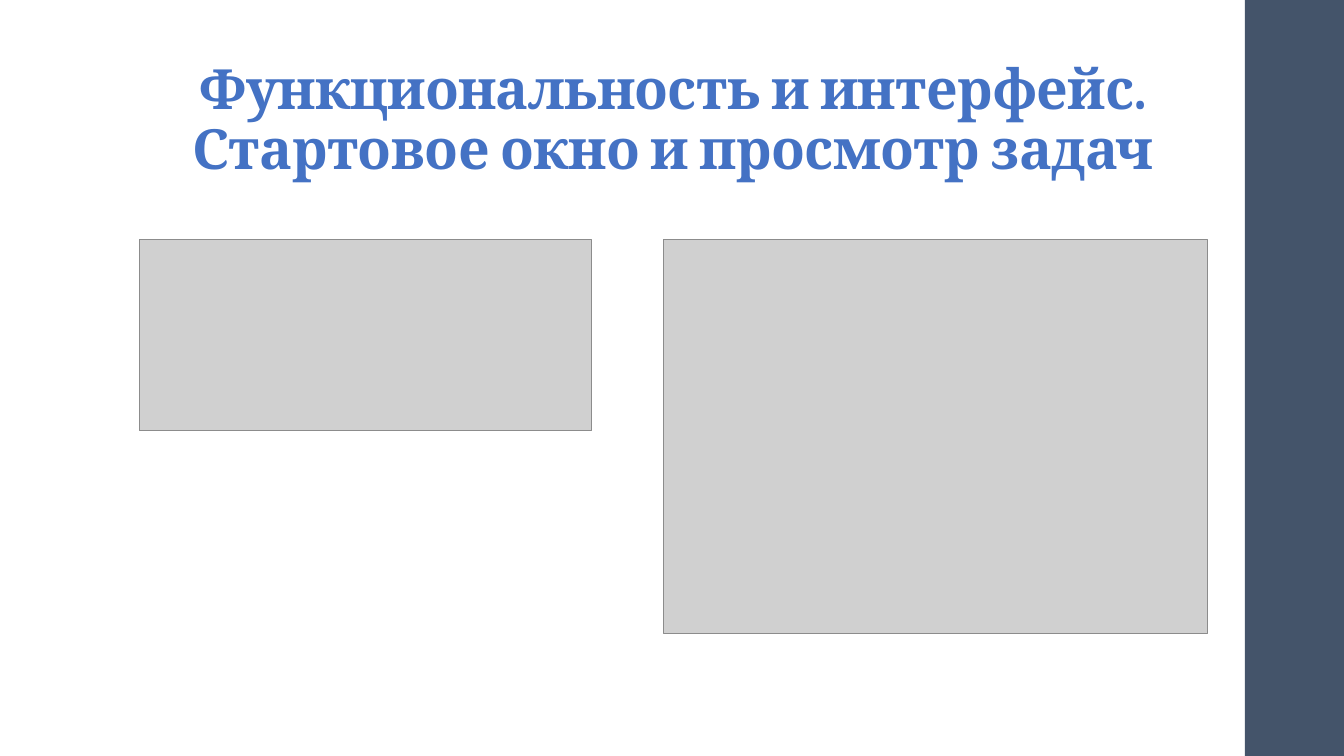
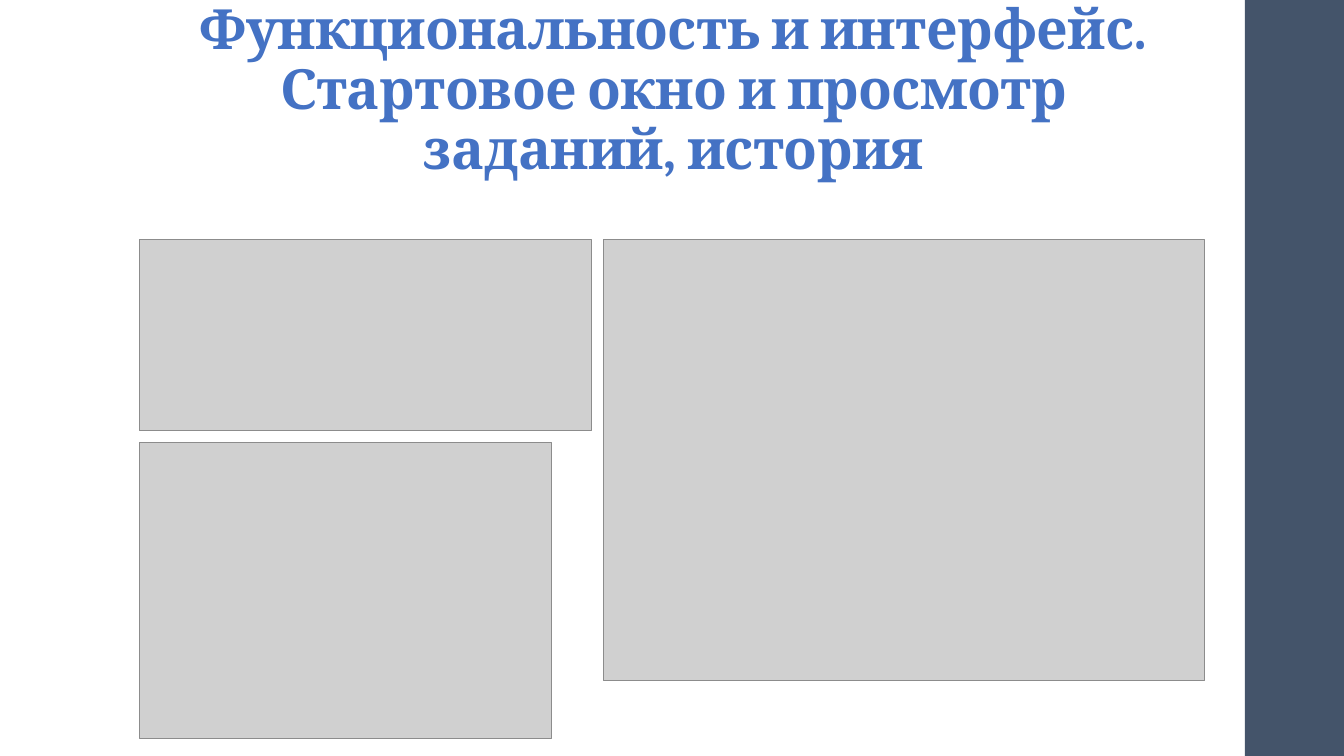
Before and after one commit to polyakovGit/BackupSystem, a slide deck: slide 6 of Razrabotka_PO_PresentationV3.pptx. Drawn at 1344x756 pixels with LibreOffice and Linux fonts; fonts in the diff are those of the drawing; grey boxes stand for pictures. Boxes give left, top, right and bottom in pixels: in the first picture for what was removed or moved away, otherwise in the second. Text is boxed around its words. In the diff, an @@ line names an element or a change of style, - is before the commit and + after.

```diff
--- a/Razrabotka_PO_PresentationV3.pptx
+++ b/Razrabotka_PO_PresentationV3.pptx
@@ title at [200, 6, 1134, 183]: text changed @@
-Функциональность и интерфейс.
-Стартовое окно и просмотр задач
+Функциональность и интерфейс.
+Стартовое окно и просмотр заданий, история
@@ picture: place and size @@
-picture at [663, 240, 1208, 634]
+picture at [603, 240, 1205, 682]
@@ picture added at [139, 443, 552, 739] @@
```
Also in this commit, not shown: 3 other slides changed, 2 other files.
